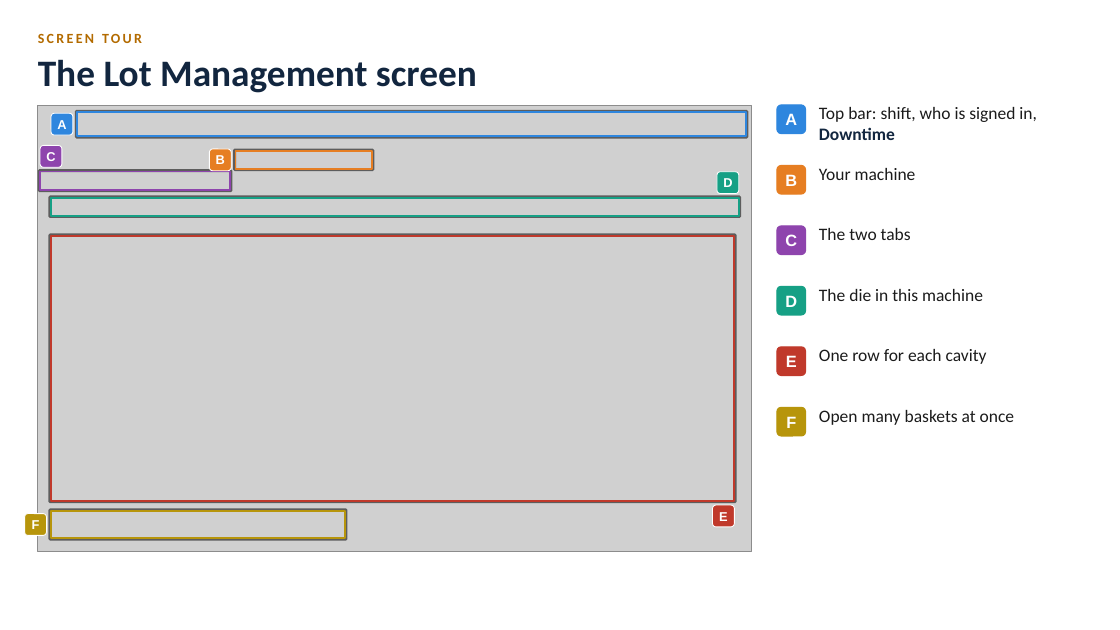
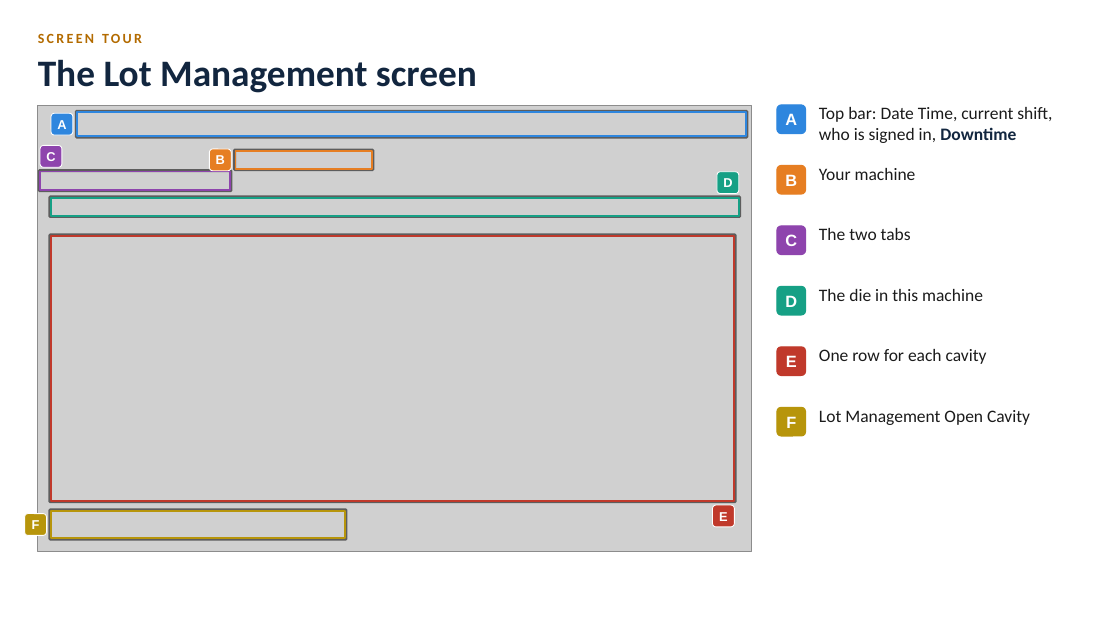
Before and after one commit to BR-Customers/MPP, a slide deck: slide 4 of docs/training/diecast/MPP_DieCast_Training.pptx. Drawn at 1120x630 pixels with LibreOffice and Linux fonts; fonts in the diff are those of the drawing; grey boxes stand for pictures. Boxes give left, top, right and bottom in pixels: in the first picture for what was removed or moved away, otherwise in the second. Text is boxed around its words. In the diff, an @@ line names an element or a change of style, - is before the commit and + after.

```diff
--- a/docs/training/diecast/MPP_DieCast_Training.pptx
+++ b/docs/training/diecast/MPP_DieCast_Training.pptx
@@ text at <box>819,107,1052,143</box>: text changed @@
-Top bar: shift, who is signed in, Downtime
+Top bar: Date Time, current shift, who is signed in, Downtime
@@ text at <box>819,410,1030,425</box>: text changed @@
-Open many baskets at once
+Lot Management Open Cavity
```
Also in this commit, not shown: 5 other slides changed, 2 slides added, 6 other files.
